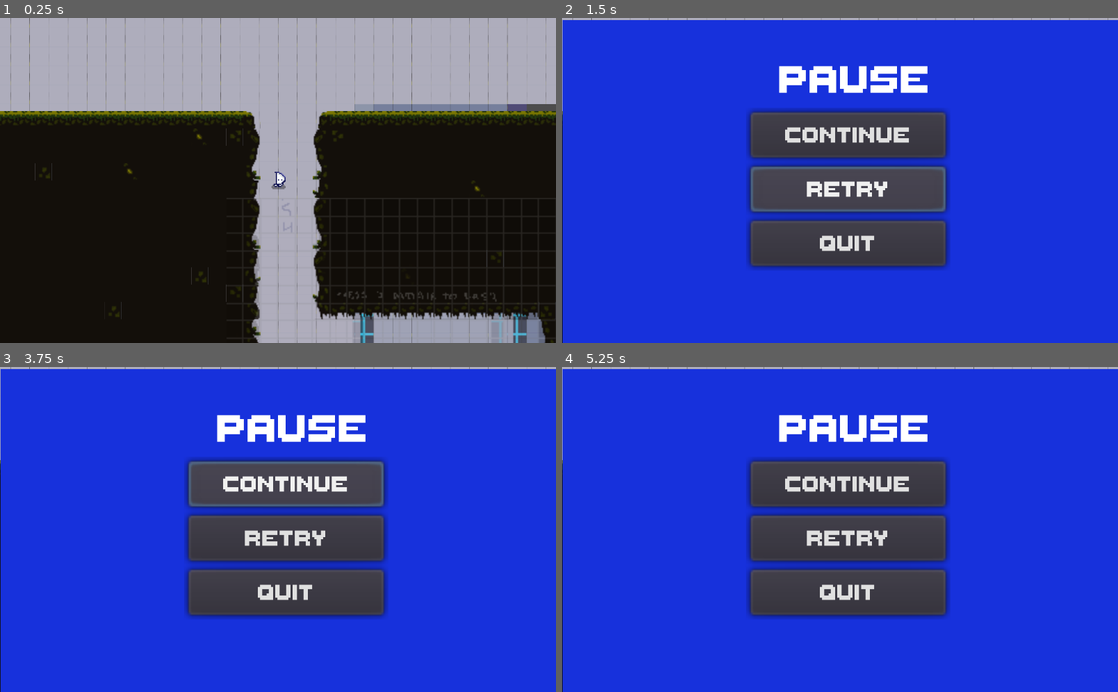
Above: before the commit, frames 1-4 (two rows, left to right).
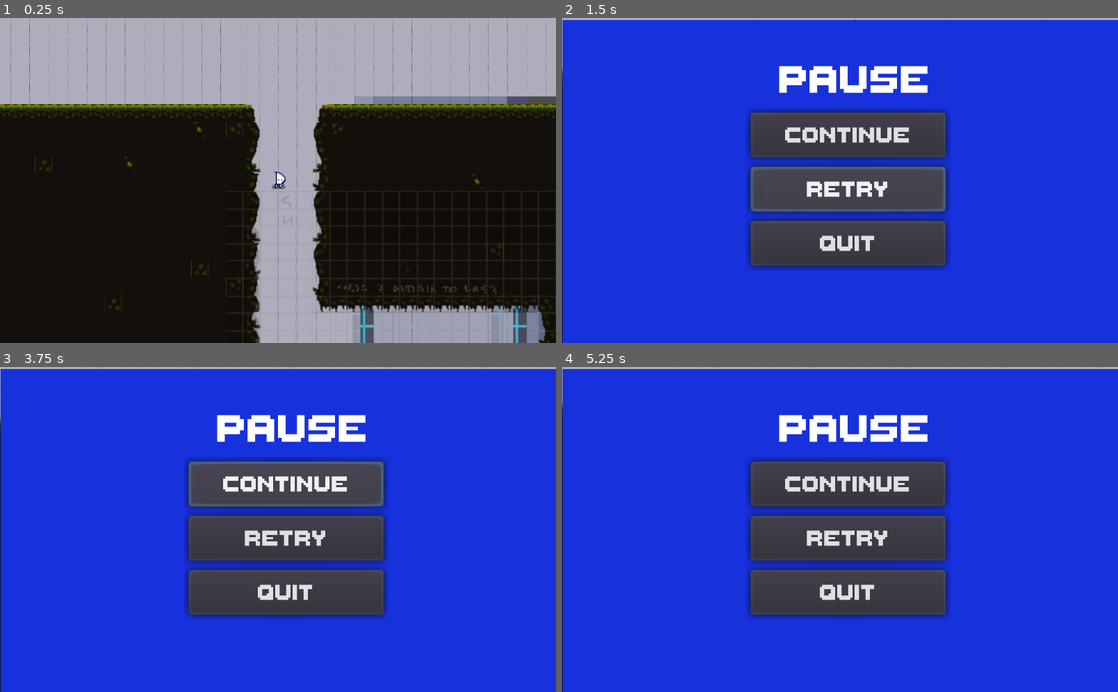
Above: after the commit, the same moments.

Repository: hgushi/LUDUM-DARE-48
Game: Godot game, scene res://Levels/Level_D.tscn
Two runs of this game, one before a commit and one after it. Both use one fixed random seed, a clock stepped at 60 frames per second and the inputs below. This scene is started directly instead of the project's main scene.
Inputs:
- Up to frame 1 (0.25 s): no input
- Up to frame 2 (1.5 s): tap Enter at 0.5 s; hold Right (move_right) 0.53-1.25 s; tap Space at 0.6 s; tap Up (jump) at 0.77 s; click "Retry" at 1.25 s
- Up to frame 3 (3.75 s): click "Retry" at 2 s; click "Retry" at 2.75 s; click "Continue" at 3.5 s
- Up to frame 4 (5.25 s): click "Continue" at 4.25 s; tap Space at 5, 5.1 s; hold Right (move_right) from 5.03 s (still down)

The runs differ from the first frame. In frame 1, 7.8% of the frame differs, in the area x 0-100%, y 0-100%; in frame 2, less than 0.1%; in frame 3, less than 0.1%; in frame 4, less than 0.1%.
Error before the commit: Parse Error: Error parsing expression, misplaced: else (res://Assets/Player/Player.gd:63)

Commit message:
Fixed conflicts 2

Diff:
--- a/Ludum Dare 48/Assets/Player/Player.gd
+++ b/Ludum Dare 48/Assets/Player/Player.gd
@@ -59,7 +59,7 @@
 func _on_EnemyDetector_area_entered(area):
 	if area.is_in_group("enemy"):
 		var impulse = 200
-	velocity.y = -velocity.y*impulse
+		velocity.y = -velocity.y*impulse
 	else:
 		if area.is_in_group("d"): d_charge += 1
 		elif area.is_in_group("e"): e_charge += 1
Not shown, added: Ludum Dare 48/Assets/Sprites/deeper-tileset.png.import
